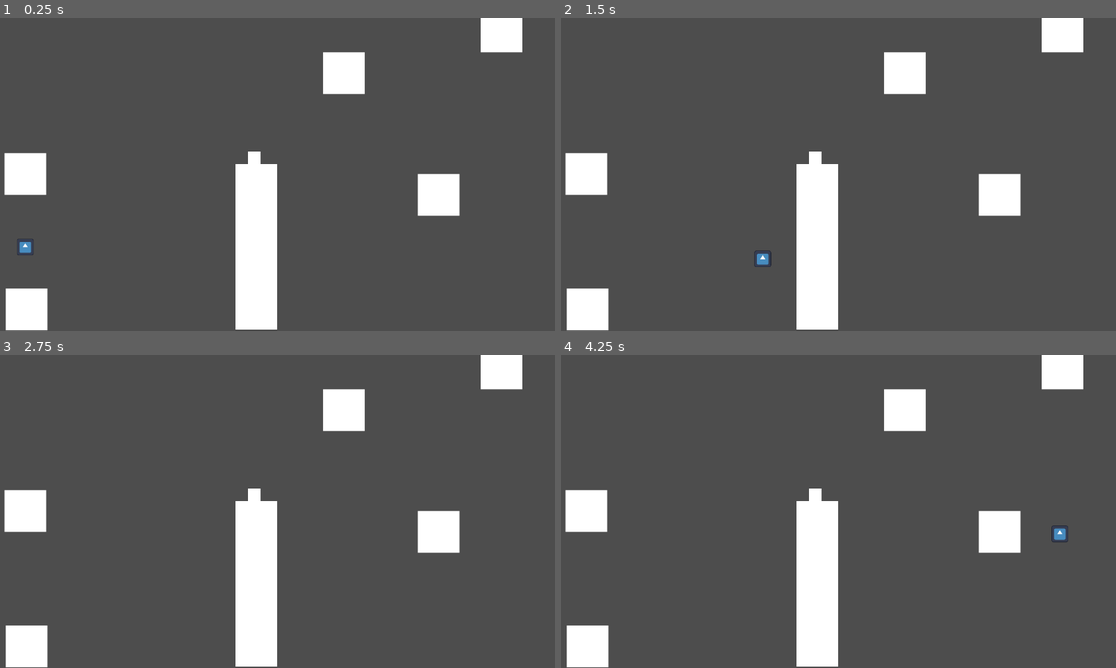
Above: before the commit, frames 1-4 (two rows, left to right).
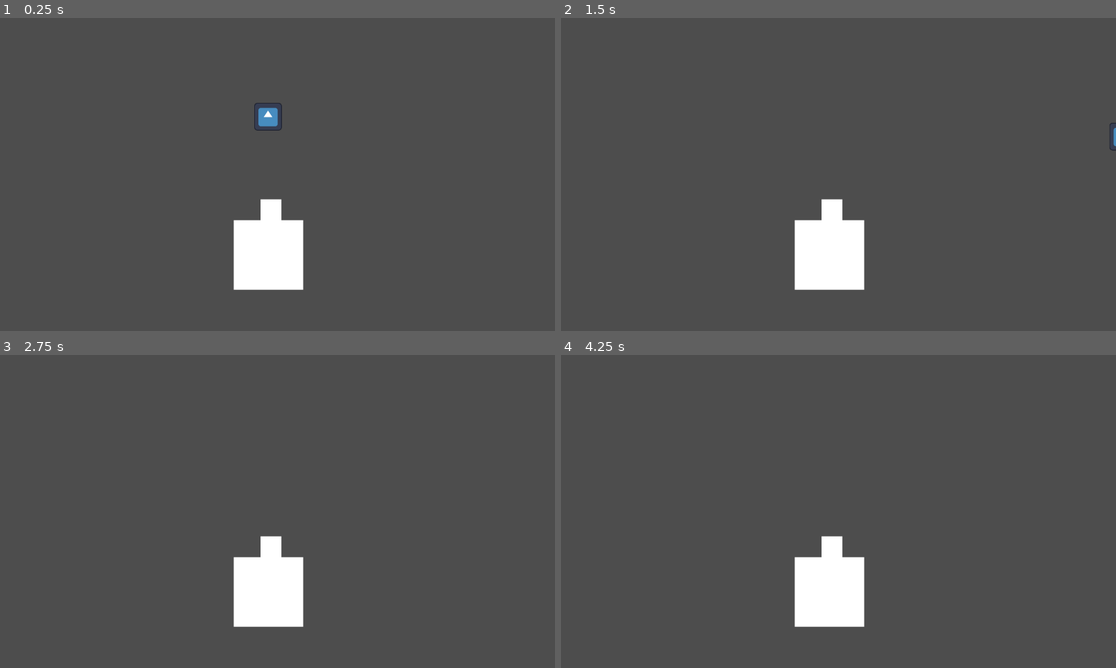
Above: after the commit, the same moments.

Repository: NotFrogga/LightIsDangerous
Game: Godot game, scene res://scenes/levels/test.tscn
Two runs of this game, one before a commit and one after it. Both use one fixed random seed, a clock stepped at 60 frames per second and the inputs below. Before the commit the project starts from res://scenes/levels/level.tscn. The engine's default icon, where the game draws it, is replaced by a stand-in: a white triangle on a blue panel in a dark square.
Inputs:
- Up to frame 1 (0.25 s): no input
- Up to frame 2 (1.5 s): tap Enter at 0.5 s; hold Right (ui_right) 0.53-1.28 s; hold Space (Grab) 0.53-1.28 s; hold Down (ui_down) from 1.28 s (still down); tap Space (Grab) at 1.35 s
- Up to frame 3 (2.75 s): release Down (ui_down) at 2.03 s; hold Right (ui_right) from 2.03 s (still down); hold Space (Grab) from 2.03 s (still down)
- Up to frame 4 (4.25 s): release Right (ui_right) at 2.78 s; release Space (Grab) at 2.78 s; hold Up (ui_up) 2.78-3.53 s; tap Space (Grab) at 2.85 s; tap Enter at 3.5 s; hold Left (ui_left) from 3.53 s (still down); hold Space (Grab) from 3.53 s (still down)

The runs differ from the first frame. In frame 1, 8.7% of the frame differs, in the area x 0-95%, y 0-100%; in frame 2, 8.5%; in frame 3, 8.4%; in frame 4, 8.5%.

Commit message:
Test scene
Nouvelle niveau test + paramètre objets pickable et layers de collision player/objet/box

Diff:
--- a/project.godot
+++ b/project.godot
@@ -11,7 +11,7 @@
 [application]
 
 config/name="LightIsDangerous"
-run/main_scene="uid://dsvesydtobloy"
+run/main_scene="uid://cpf3cl3gnhlxv"
 config/features=PackedStringArray("4.4", "Forward Plus")
 config/icon="res://icon.svg"
 
@@ -33,6 +33,7 @@
 
 2d_physics/layer_1="Player"
 2d_physics/layer_2="Pickable"
+2d_physics/layer_3="Objects"
 
 [rendering]
 
--- a/scenes/levels/level.tscn
+++ b/scenes/levels/level.tscn
@@ -1,8 +1,8 @@
-[gd_scene load_steps=8 format=3 uid="uid://dsvesydtobloy"]
+[gd_scene load_steps=6 format=3 uid="uid://dsvesydtobloy"]
 
 [ext_resource type="PackedScene" uid="uid://basim08he675u" path="res://scenes/player/moth.tscn" id="1_b2cq8"]
 [ext_resource type="PackedScene" uid="uid://cqdetvg46ofnb" path="res://scenes/obstacles/block.tscn" id="2_xb4v1"]
-[ext_resource type="Texture2D" uid="uid://coit3ogekjxmm" path="res://assets/Sprite-0001.png" id="3_urvlt"]
+[ext_resource type="PackedScene" uid="uid://c2txvgm0owadh" path="res://scenes/object.tscn" id="3_b2cq8"]
 
 [sub_resource type="GDScript" id="GDScript_d4w6o"]
 script/source = "extends Camera2D
@@ -12,12 +12,6 @@
 _limits = [-300.0, 300.0, -1.0, 1.0]
 _data = [Vector2(-1, -300), 0.0, 0.0, 0, 0, Vector2(-0.736138, -265.057), 248.34, 248.34, 0, 0, Vector2(-0.499044, -165 …(205 unchanged characters)…
 point_count = 7
-
-[sub_resource type="RectangleShape2D" id="RectangleShape2D_f2txt"]
-size = Vector2(52, 48)
-
-[sub_resource type="RectangleShape2D" id="RectangleShape2D_1ainy"]
-size = Vector2(53, 77)
 
 [node name="Level" type="Node2D"]
 
@@ -61,22 +55,5 @@
 [node name="StaticBody2D2" parent="." instance=ExtResource("2_xb4v1")]
 position = Vector2(-874, 564)
 
-[node name="Object" type="RigidBody2D" parent="."]
+[node name="Object" parent="." instance=ExtResource("3_b2cq8")]
 position = Vector2(0, -17.595)
-mass = 0.1
-
-[node name="Sprite2D" type="Sprite2D" parent="Object"]
-scale = Vector2(3, 3)
-texture = ExtResource("3_urvlt")
-
-[node name="CollisionShape2D" type="CollisionShape2D" parent="Object"]
-shape = SubResource("RectangleShape2D_f2txt")
-debug_color = Color(0.998109, 0, 0.150301, 0.42)
-
-[node name="GrabArea" type="Area2D" parent="Object"]
-collision_layer = 2
-
-[node name="CollisionShape2D" type="CollisionShape2D" parent="Object/GrabArea"]
-position = Vector2(0.5, -14.5)
-shape = SubResource("RectangleShape2D_1ainy")
-debug_color = Color(0.492892, 0.583552, 1.92523e-07, 0.42)
--- /dev/null
+++ b/scenes/levels/test.tscn
@@ -0,0 +1,18 @@
+[gd_scene load_steps=4 format=3 uid="uid://cpf3cl3gnhlxv"]
+
+[ext_resource type="PackedScene" uid="uid://basim08he675u" path="res://scenes/player/moth.tscn" id="1_8153q"]
+[ext_resource type="PackedScene" uid="uid://cqdetvg46ofnb" path="res://scenes/obstacles/block.tscn" id="2_52kye"]
+[ext_resource type="PackedScene" uid="uid://c2txvgm0owadh" path="res://scenes/object.tscn" id="3_yp2xm"]
+
+[node name="Test" type="Node2D"]
+
+[node name="Moth" parent="." instance=ExtResource("1_8153q")]
+position = Vector2(619, 227)
+collision_mask = 4
+
+[node name="StaticBody2D" parent="." instance=ExtResource("2_52kye")]
+position = Vector2(620, 545)
+
+[node name="Object" parent="." instance=ExtResource("3_yp2xm")]
+position = Vector2(626, 425)
+collision_mask = 5
--- /dev/null
+++ b/scenes/object.tscn
@@ -0,0 +1,29 @@
+[gd_scene load_steps=4 format=3 uid="uid://c2txvgm0owadh"]
+
+[ext_resource type="Texture2D" uid="uid://coit3ogekjxmm" path="res://assets/Sprite-0001.png" id="1_pkda2"]
+
+[sub_resource type="RectangleShape2D" id="RectangleShape2D_f2txt"]
+size = Vector2(52, 48)
+
+[sub_resource type="RectangleShape2D" id="RectangleShape2D_1ainy"]
+size = Vector2(53, 77)
+
+[node name="Object" type="RigidBody2D"]
+collision_layer = 4
+mass = 0.1
+
+[node name="Sprite2D" type="Sprite2D" parent="."]
+scale = Vector2(3, 3)
+texture = ExtResource("1_pkda2")
+
+[node name="CollisionShape2D" type="CollisionShape2D" parent="."]
+shape = SubResource("RectangleShape2D_f2txt")
+debug_color = Color(0.998109, 0, 0.150301, 0.42)
+
+[node name="GrabArea" type="Area2D" parent="."]
+collision_layer = 2
+
+[node name="CollisionShape2D" type="CollisionShape2D" parent="GrabArea"]
+position = Vector2(0.5, -14.5)
+shape = SubResource("RectangleShape2D_1ainy")
+debug_color = Color(0.492892, 0.583552, 1.92523e-07, 0.42)
--- a/scenes/obstacles/block.tscn
+++ b/scenes/obstacles/block.tscn
@@ -6,6 +6,7 @@
 size = Vector2(160, 161)
 
 [node name="StaticBody2D" type="StaticBody2D"]
+collision_layer = 4
 
 [node name="Sprite2D" type="Sprite2D" parent="."]
 scale = Vector2(10, 10)
--- a/scenes/player/moth.tscn
+++ b/scenes/player/moth.tscn
@@ -24,6 +24,7 @@
 [node name="Moth" type="RigidBody2D"]
 mass = 0.1
 gravity_scale = 0.0
+lock_rotation = true
 script = ExtResource("1_3bc02")
 speed_curve = SubResource("Curve_3bc02")
 damping_curve = SubResource("Curve_fog0t")
